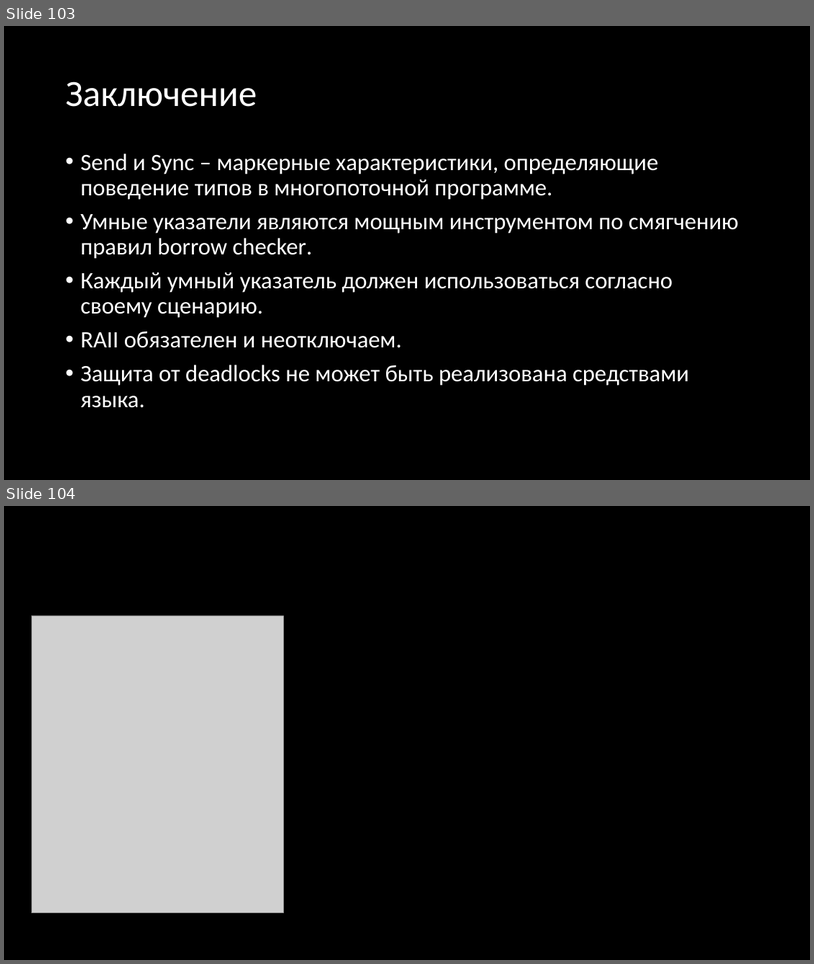
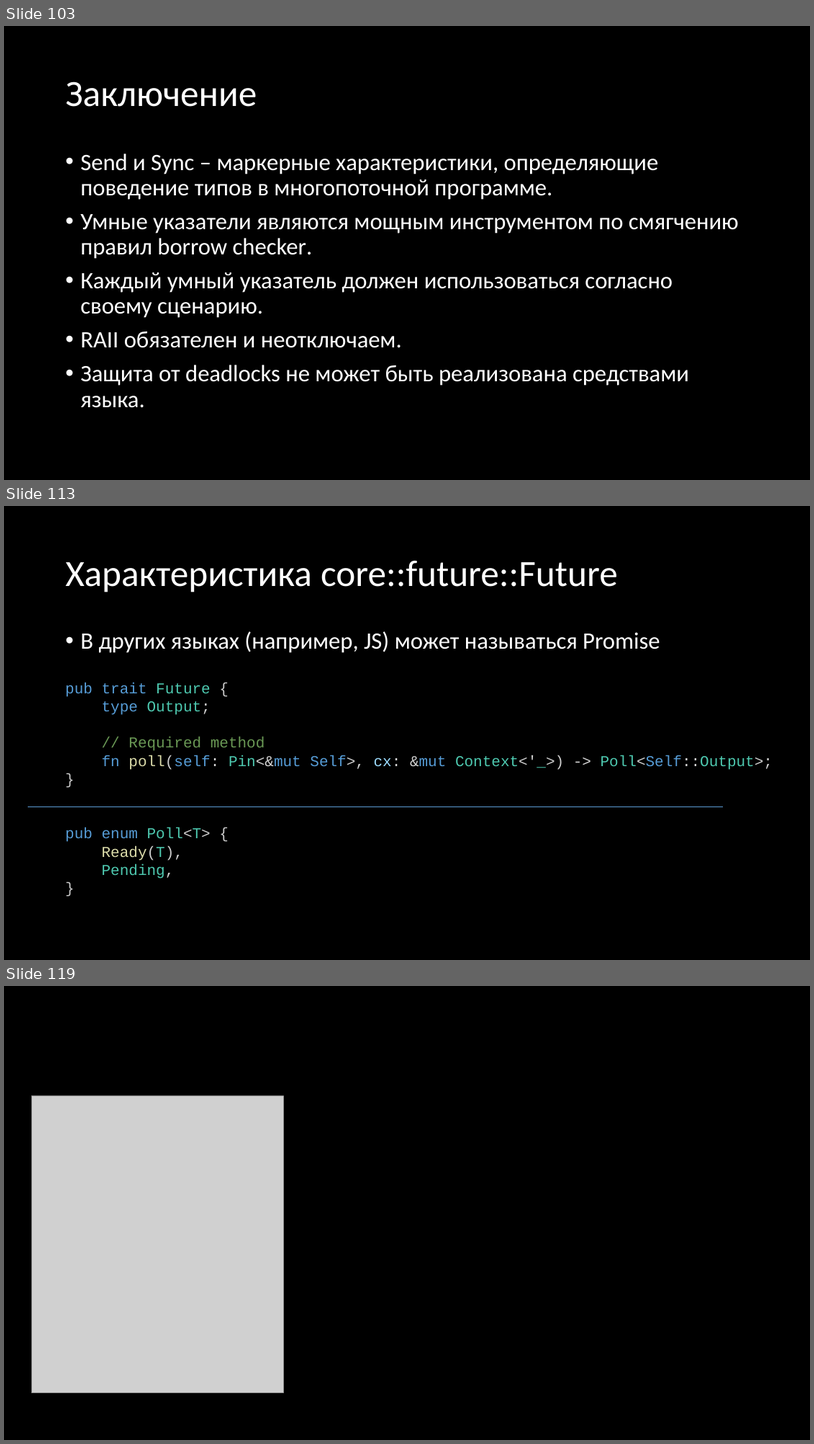
Before and after one commit to Gordon01/learn-rust, a slide deck: keynotes/Rust 2024.pptx. Shown one above the other, each under a label of ours: slides 103 and 104 before the commit, slides 103, 113 and 119 after it; the slides between them are not shown. The pictures are 814x964 and 814x1444 pixels, drawn with LibreOffice and Linux fonts; fonts in the diff are those of the drawing; grey boxes stand for pictures. Boxes give left, top, right and bottom in pixels: in the first picture for what was removed or moved away, otherwise in the second. Text is boxed around its words. In the diff, an @@ line names an element or a change of style, - is before the commit and + after.

```diff
--- a/keynotes/Rust 2024.pptx
+++ b/keynotes/Rust 2024.pptx
@@ slide 113 added at [4, 506, 810, 960], background #000000 @@
@@ title added at [65, 561, 618, 592], 44 pt, text #FFFFFF @@
+Характеристика core::future::Future
@@ text added at [80, 631, 660, 653], 28 pt, text #FFFFFF @@
+• В других языках (например, JS) может называться Promise
@@ text added at [65, 682, 773, 878], 18 pt, text #4EC9B0 @@
+pub trait Future {
+type Output;
+// Required method
+fn poll(self: Pin<&mut Self>, cx: &mut Context<'_>) -> Poll<Self::Output>;
+}
+pub enum Poll<T> {
+Ready(T),
+Pending,
+}
@@ line added from (28, 807) to (724, 807), #5B9BD5 1.5 pt @@
@@ what was slide 104 is now slide 119 @@
```
Also in this commit, not shown: 14 other slides added.
